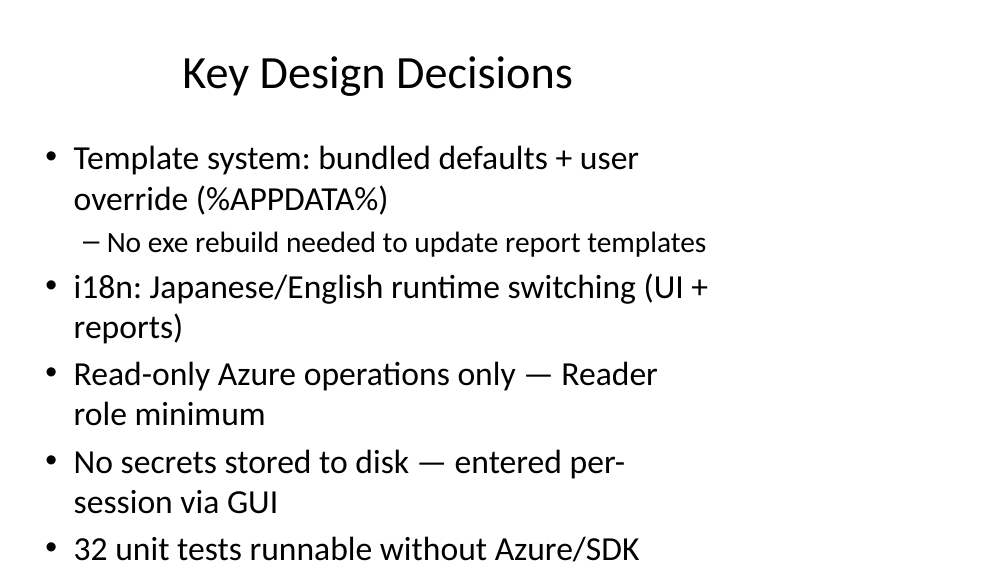
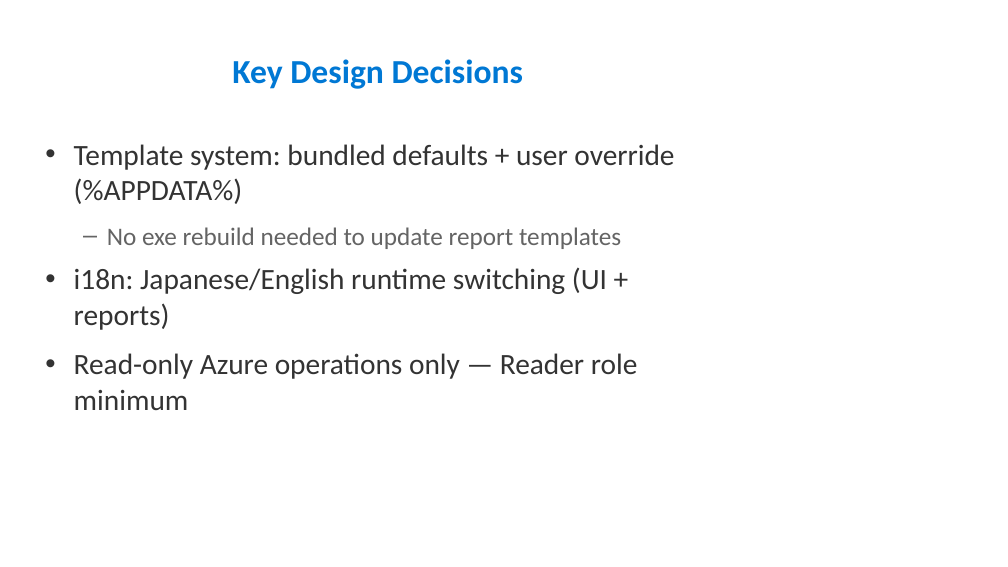
Before and after one commit to aktsmm/azure-ops-dashboard, a slide deck: slide 19 of presentations/AzureOpsDashboard.pptx (slide 10 before the commit). Drawn at 1008x567 pixels with LibreOffice and Linux fonts; fonts in the diff are those of the drawing. Boxes give left, top, right and bottom in pixels: in the first picture for what was removed or moved away, otherwise in the second. Text is boxed around its words. In the diff, an @@ line names an element or a change of style, - is before the commit and + after.

Commit message:
docs: PPTX v4 — 28pt font, full info restored, 21 slides with screenshot placeholders

```diff
--- a/presentations/AzureOpsDashboard.pptx
+++ b/presentations/AzureOpsDashboard.pptx
@@ title "Key Design Decisions" at [232,59,523,89]: size 44 to 32 pt, text colour #000000 to #0078D4, bold on @@
@@ text "Template system: bundled defaults + ..." at [74,144,674,410]: size 32 to 28 pt, text colour #000000 to #333333 in "Template system: bundled defaults + user override ...", "i18n: Japanese/English runtime switching (UI + reports)", "Read-only Azure operations only — Reader role ..."; size 28 to 24 pt, text colour #000000 to #646464 in "No exe rebuild needed to update report ..."; more space between paragraphs @@
@@ text at [74,449,640,562]: paragraphs removed @@
-• No secrets stored to disk — entered per-session via GUI
-• 32 unit tests runnable without Azure/SDK connectivity
```
Also in this commit, not shown: 10 other slides changed, 10 slides added, 1 other file.
